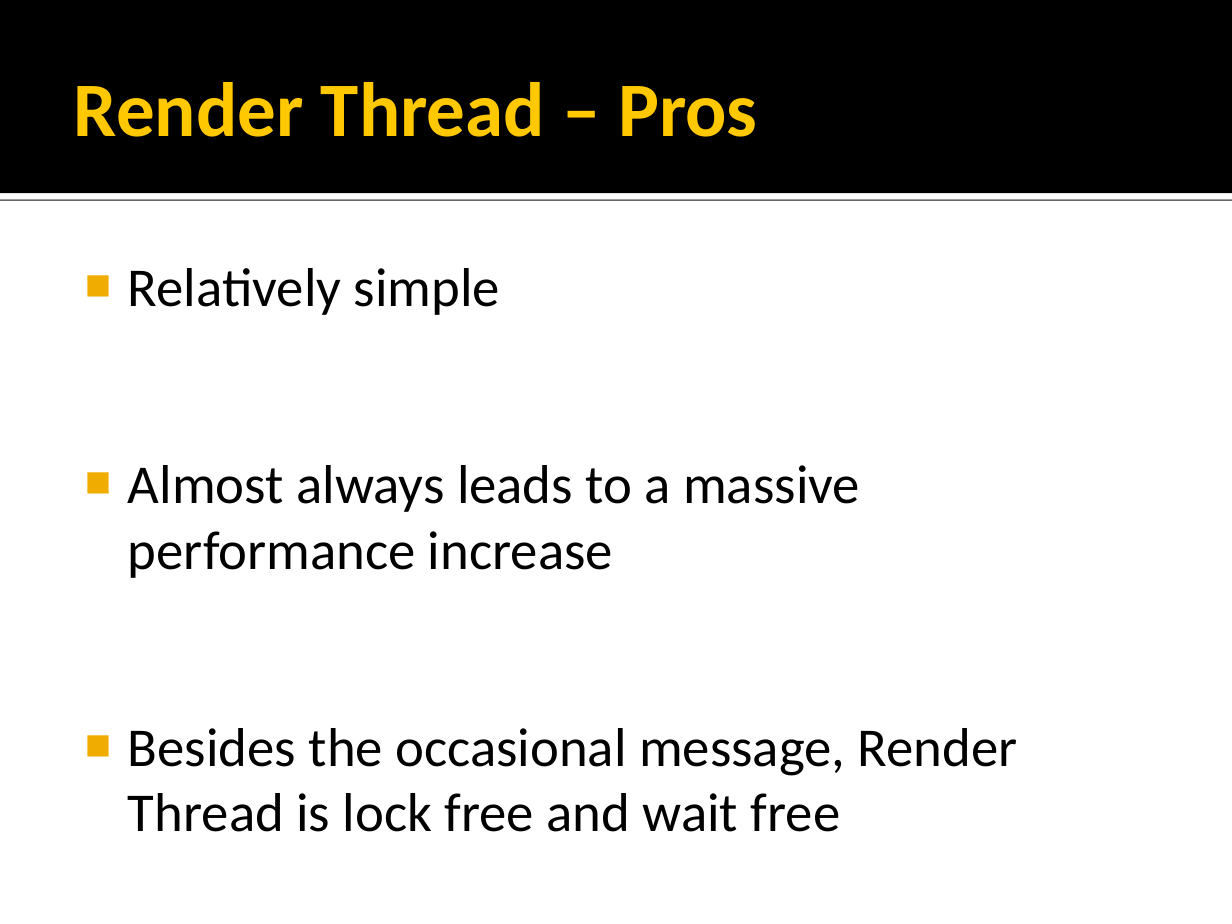
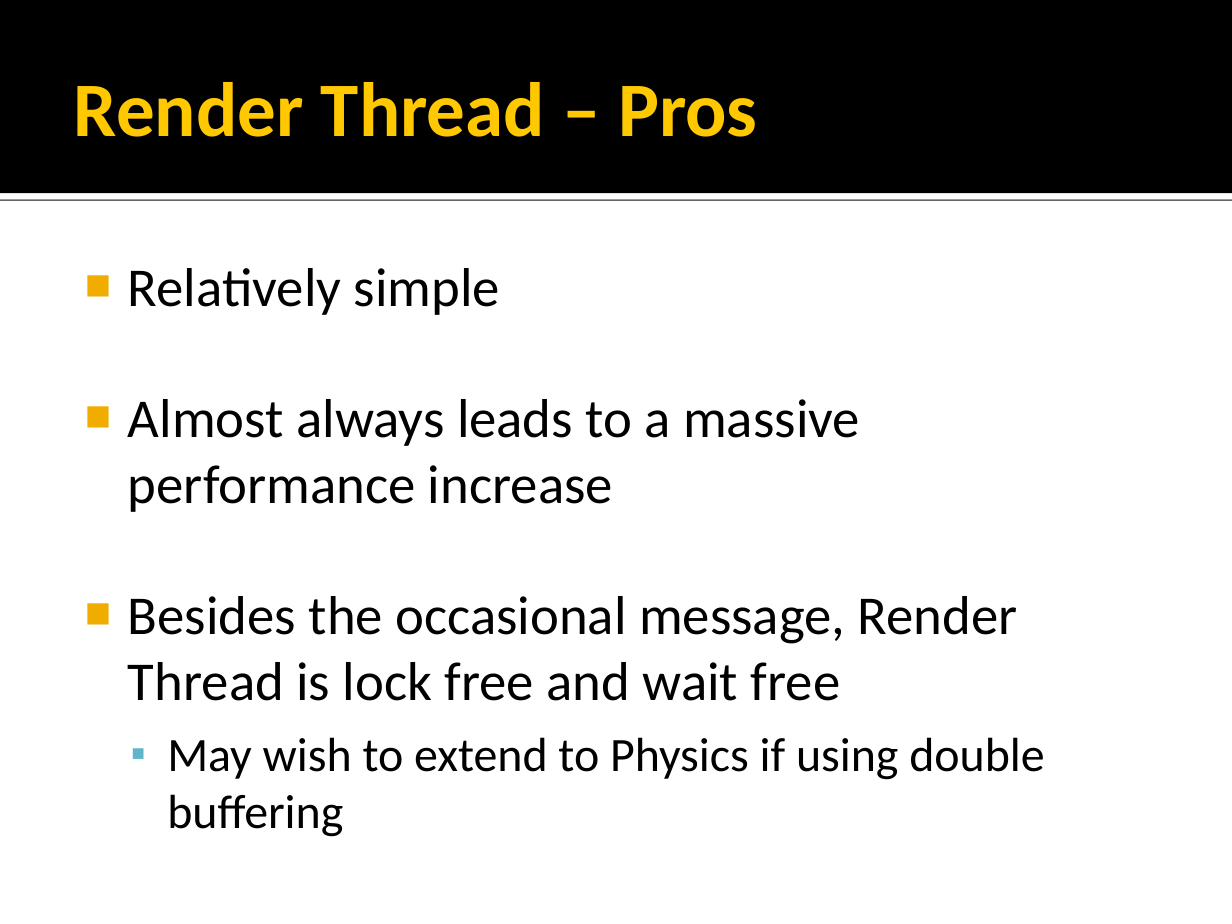
Before and after one commit to rmeisler/example_code, a slide deck: slide 15 of Concurrency Strategies.ppt (slide 11 before the commit). Drawn at 1232x924 pixels with LibreOffice and Linux fonts; fonts in the diff are those of the drawing; background and template pictures are left out. Boxes give left, top, right and bottom in pixels: in the first picture for what was removed or moved away, otherwise in the second. Text is boxed around its words. In the diff, an @@ line names an element or a change of style, - is before the commit and + after.

```diff
--- a/Concurrency Strategies.ppt
+++ b/Concurrency Strategies.ppt
@@ text at (167, 737, 1044, 837): paragraph added @@
+  ▪ May wish to extend to Physics if using double buffering
```
Also in this commit, not shown: 29 other slides changed, 18 slides added, 14 slides removed, 1 other file.
